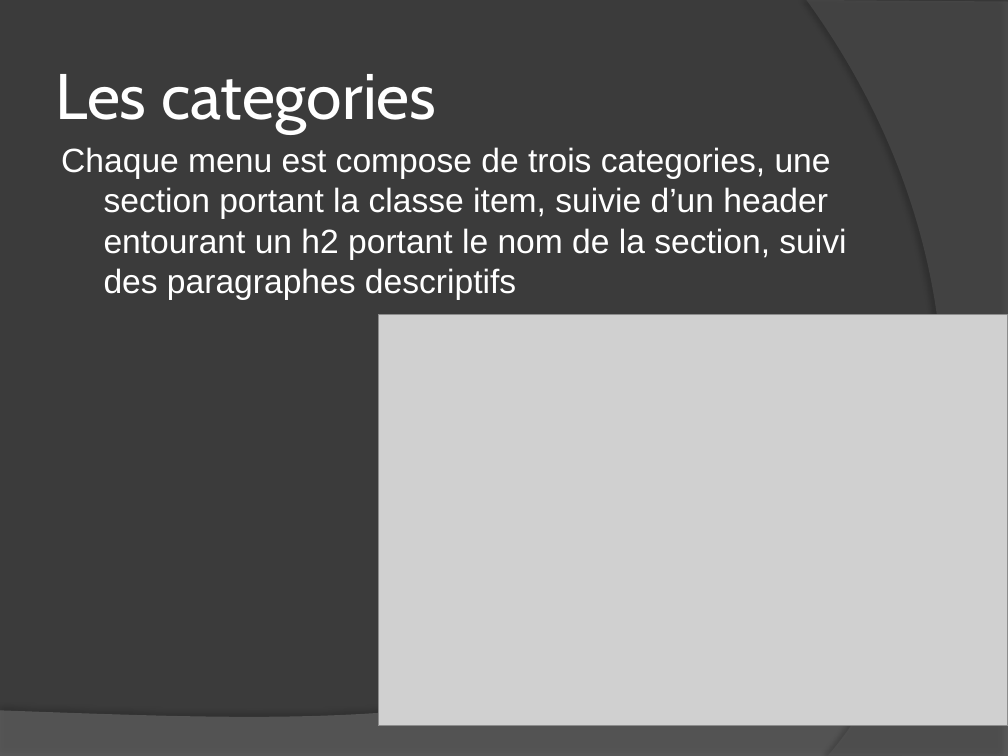
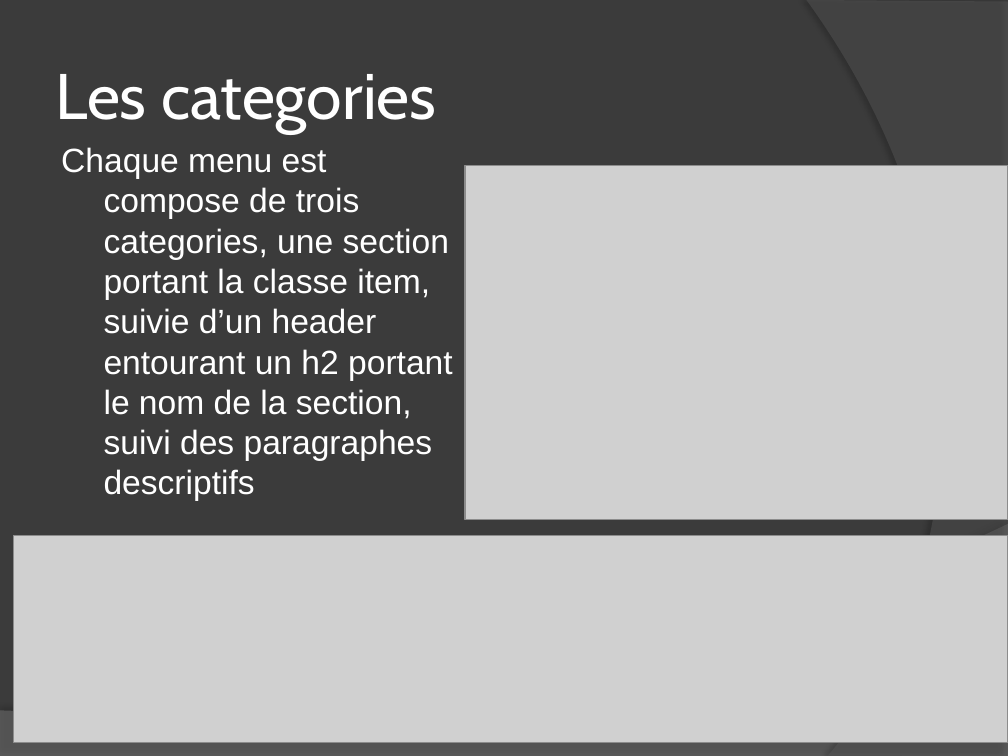
Before and after one commit to Mahamadou828/projet-op-3, a slide deck: slide 11 of Ohmyfood.pptx. Drawn at 1008x756 pixels with LibreOffice and Linux fonts; fonts in the diff are those of the drawing; grey boxes stand for pictures. Boxes give left, top, right and bottom in pixels: in the first picture for what was removed or moved away, otherwise in the second. Text is boxed around its words. In the diff, an @@ line names an element or a change of style, - is before the commit and + after.

```diff
--- a/Ohmyfood.pptx
+++ b/Ohmyfood.pptx
@@ text "Chaque menu est compose de ..." rewrapped from (61, 147, 846, 300) to (61, 147, 453, 501) @@
@@ picture: place and size @@
-picture at (378, 314, 1008, 726)
+picture at (465, 165, 1008, 520)
@@ picture added at (13, 535, 1008, 743) @@
```
Also in this commit, not shown: 6 other slides changed, 13 other files.
